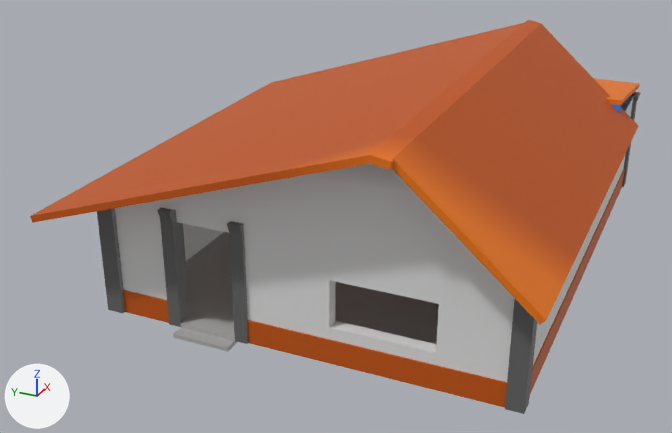
An edit to the FBX model Assets/Art/sopha/Model/SM_lao_House.fbx, drawn before and after from the same camera.
One viewpoint serves both versions: a 50 mm camera at (-13.9, -5.14, 7.07) aimed at (-0.95, 0.68, 0.6). Every picture has the same lights, and +X, +Y and +Z are marked at lower left. The older version comes first. Where no turn or scale is listed for an object, it has been applied to the vertices.

Script lines for the objects in view, before the commit:
```python
me_cube_002 = bpy.data.meshes.new('Cube.002')
me_cube_002.from_pydata(...)  # 48 vertices, 40 faces; spans x -4.9..2.45, y -3.61..3.62, z 3.48..5.31
me_cube_002.materials.append(mat_m_red_house)
me_cube_029 = bpy.data.meshes.new('Cube.029')
me_cube_029.from_pydata(...)  # 330 vertices, 291 faces; spans x -4.39..4.67, y -3.4..3.0, z -0.07..2.27
me_cube_029.materials.append(mat_m_red_house)
ob_main_floor_1 = bpy.data.objects.new('Main_Floor_1', me_cube_029)
ob_main_floor_1.location = (0.0, 0.0, 0.0)
ob_roof = bpy.data.objects.new('Roof', me_cube_002)
ob_roof.location = (0.0, 0.0, -1.9)
```
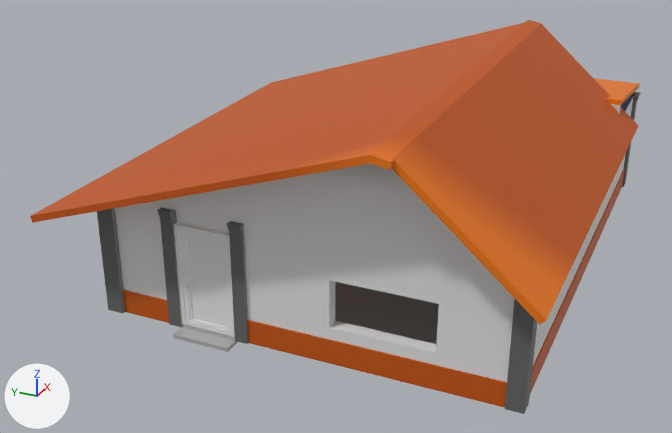
What differs and where, as boxes [x1, y1, x2, y2] in the pictures (672 x 433 px):
```json
{"object": "Door", "change": "added", "after": [178, 229, 231, 335]}
{"object": "Hollow_Door", "change": "added", "after": [174, 222, 235, 337]}
```

The change, as JSON lines over the scene's bpy script:
```json
{"op": "add", "block": "mat_t_gradient_002", "code": ["mat_t_gradient_002 = principled_material('T_Gradient.002')", "mat_t_gradient_002.base_color = (0.8, 0.8, 0.8)  # white #e7e7e7"]}
{"op": "add", "block": "me_cube_001", "code": ["me_cube_001 = bpy.data.meshes.new('Cube.001')", "me_cube_001.from_pydata(...)  # 24 vertices, 22 faces; spans x -0.06..0.06, y 0.0..0.9, z 0.07..1.66", "me_cube_001.materials.append(mat_t_gradient_002)  # white #e7e7e7"]}
{"op": "add", "block": "me_cube_006", "code": ["me_cube_006 = bpy.data.meshes.new('Cube.006')", "me_cube_006.from_pydata(...)  # 92 vertices, 82 faces; spans x -0.07..0.08, y 0.0..0.76, z 0.07..1.6", "me_cube_006.materials.append(mat_t_gradient_002)  # white #e7e7e7"]}
{"op": "add", "block": "ob_hollow_door", "code": ["ob_hollow_door = bpy.data.objects.new('Hollow_Door', me_cube_001)", "ob_hollow_door.location = (-4.1, 0.8, -0.03)"]}
{"op": "add", "block": "ob_door", "code": ["ob_door = bpy.data.objects.new('Door', me_cube_006)", "ob_door.location = (-4.11, 0.87, -0.03)"]}
```
